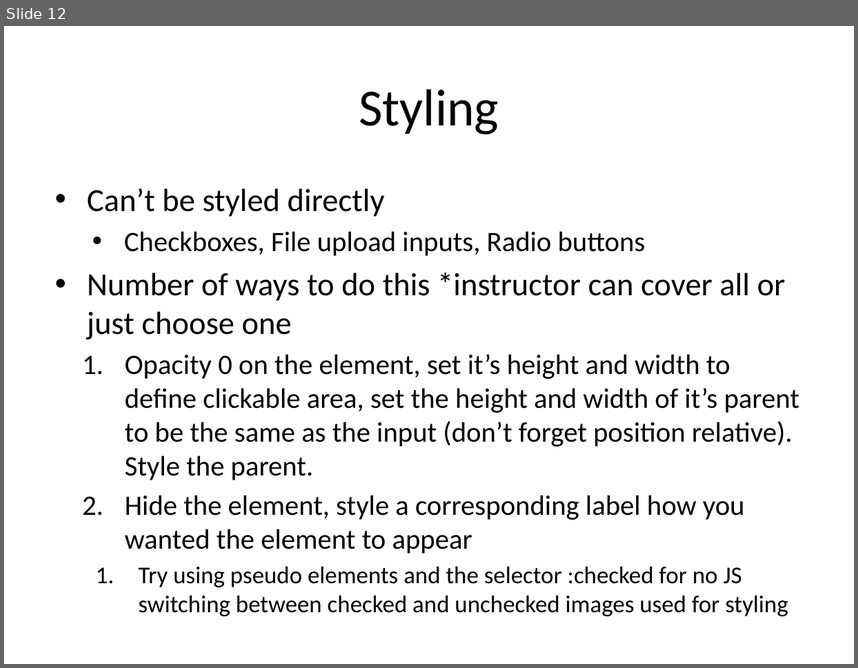
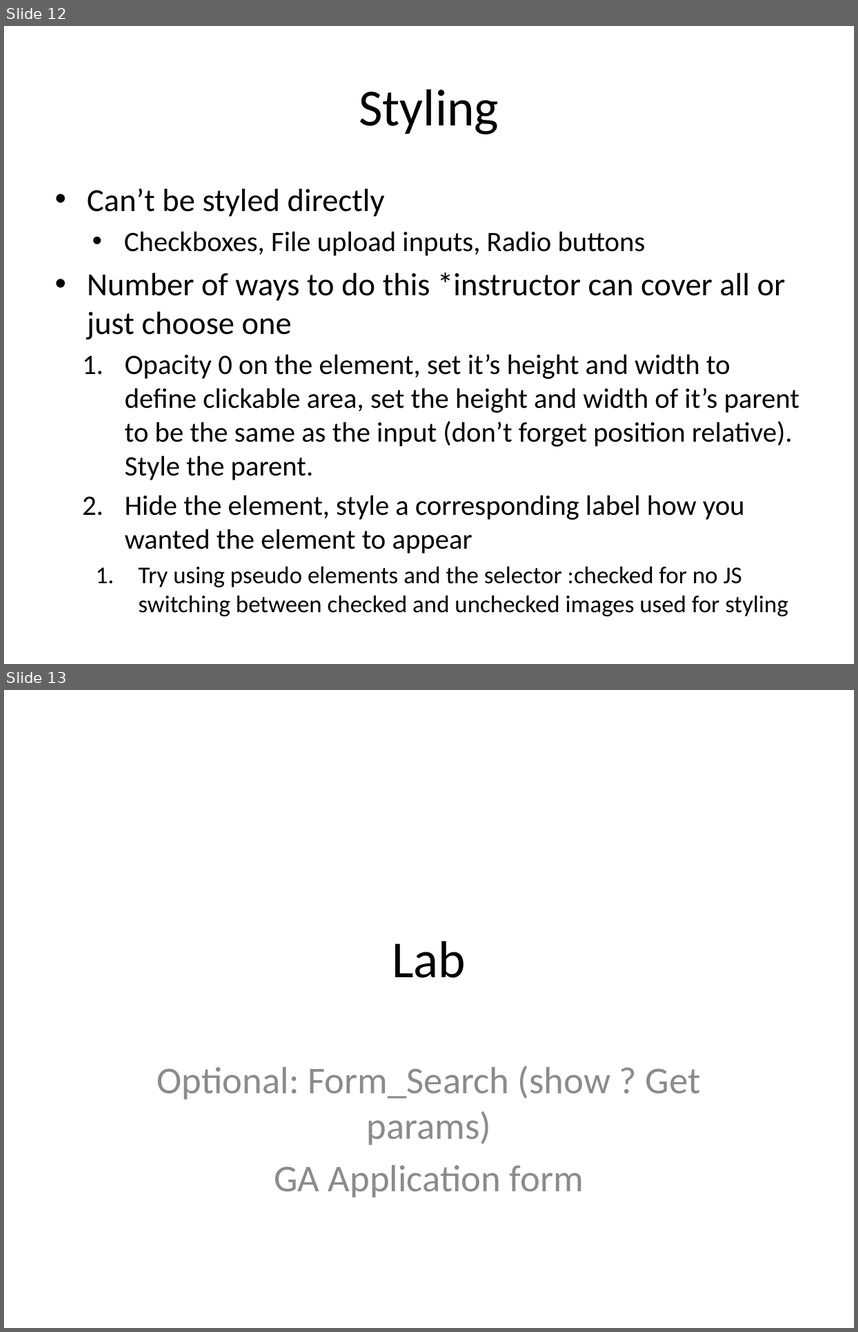
Before and after one commit to HaloZero/FEWD_Curriculum_24, a slide deck: Week_07_Forms/13_/slides/Forms_and_inputs.pptx. Shown one above the other, each under a label of ours: slide 12 before the commit, slides 12 and 13 after it. The pictures are 858x668 and 858x1332 pixels, drawn with LibreOffice and Linux fonts; fonts in the diff are those of the drawing. Boxes give left, top, right and bottom in pixels: in the first picture for what was removed or moved away, otherwise in the second. Text is boxed around its words. In the diff, an @@ line names an element or a change of style, - is before the commit and + after.

```diff
--- a/Week_07_Forms/13_/slides/Forms_and_inputs.pptx
+++ b/Week_07_Forms/13_/slides/Forms_and_inputs.pptx
@@ slide 13 added at (4, 690, 854, 1328), background #FFFFFF @@
@@ title added at (392, 940, 466, 978), 44 pt, text #000000 @@
+Lab
@@ subtitle added at (157, 1065, 701, 1197), 32 pt, text #8C8C8C @@
+Optional: Form_Search (show ? Get params)
+GA Application form
```
Also in this commit, not shown: 2 other slides added, 45 other files.
